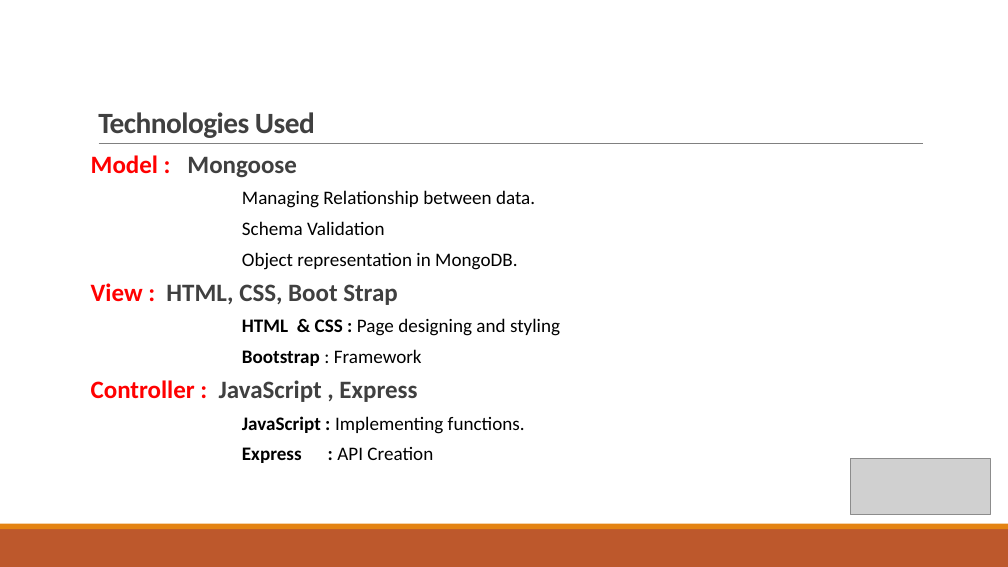
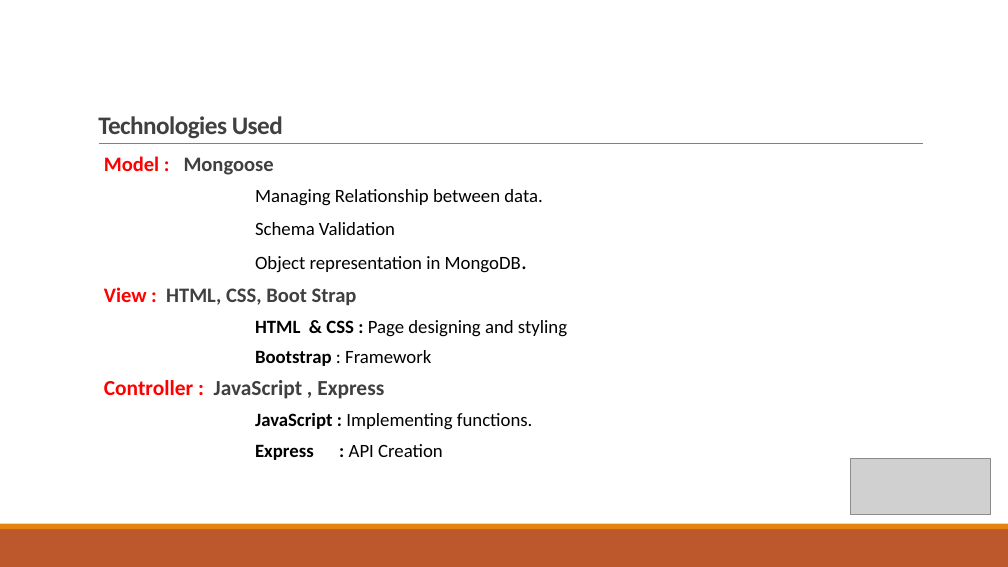
Before and after one commit to wangyang325/CS615Project, a slide deck: slide 4 of Presentation/CS615 Group Presentation.pptx (slide 5 before the commit). Drawn at 1008x567 pixels with LibreOffice and Linux fonts; fonts in the diff are those of the drawing; grey boxes stand for pictures. Boxes give left, top, right and bottom in pixels: in the first picture for what was removed or moved away, otherwise in the second. Text is boxed around its words. In the diff, an @@ line names an element or a change of style, - is before the commit and + after.

```diff
--- a/Presentation/CS615 Group Presentation.pptx
+++ b/Presentation/CS615 Group Presentation.pptx
@@ title "Technologies Used" at (98, 116, 283, 139): size 28 to 24 pt @@
@@ text "Model : Mongoose": place and size @@
-text "Model : Mongoose" at (91, 155, 560, 463)
+text "Model : Mongoose" at (104, 156, 567, 460)
@@ text "Model : Mongoose" at (104, 156, 567, 460): size 23.8 to 19.6 pt in "Model : Mongoose", "View : HTML, CSS, Boot Strap"; size 18.2 to 17.9 pt in "Managing Relationship between data.", "Schema Validation", "Object representation in MongoDB.", "HTML & CSS : Page designing and ..." and 3 more places; size 18.2 to 22.1 pt in "MongoDB."; size 23.8 to 20.4 pt in "Controller : JavaScript , Express" @@
```
Also in this commit, not shown: 4 other slides changed, 3 slides removed, 1 other file.
